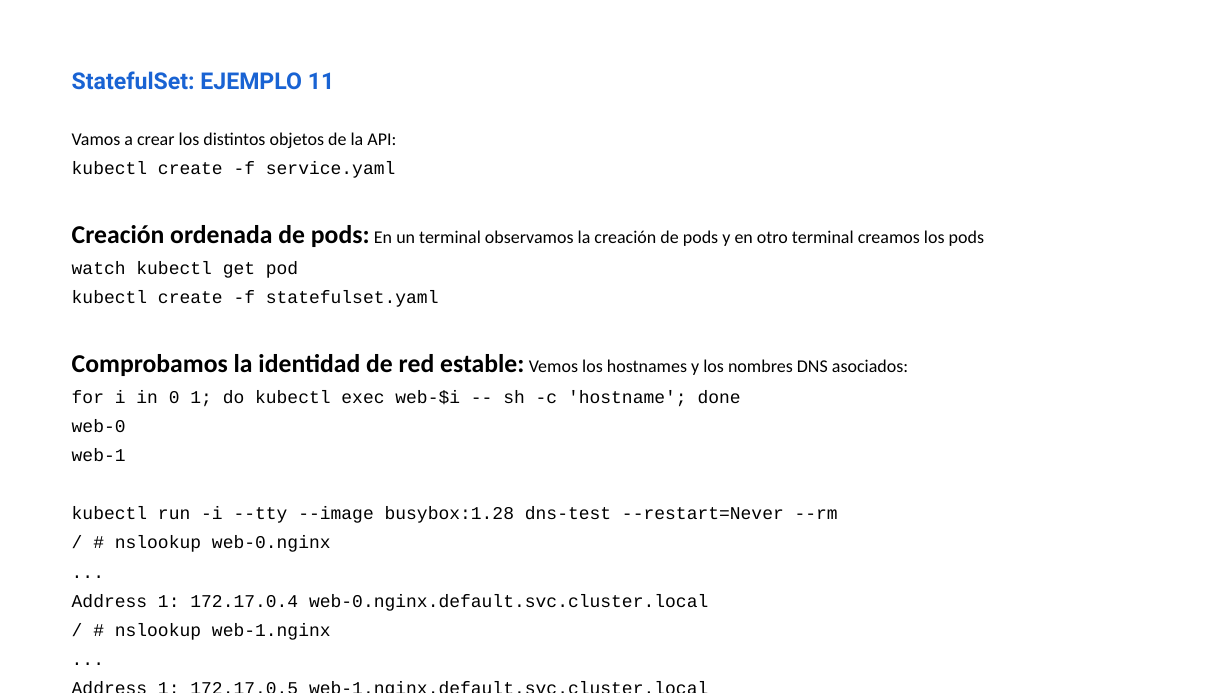
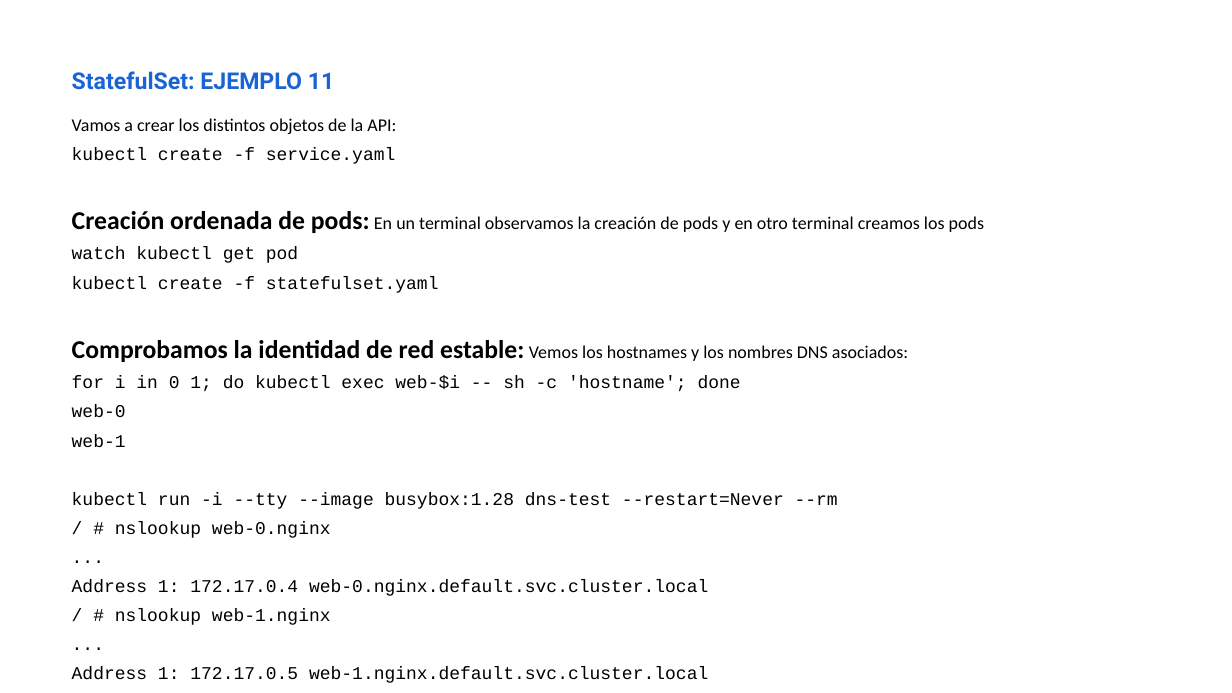
Before and after one commit to iesgn/curso_kubernetes_2020, a slide deck: slide 19 of unidad4/presentacion_unidad4.odp. Drawn at 1232x693 pixels with LibreOffice and Linux fonts; fonts in the diff are those of the drawing. Boxes give left, top, right and bottom in pixels: in the first picture for what was removed or moved away, otherwise in the second. Text is boxed around its words. In the diff, an @@ line names an element or a change of style, - is before the commit and + after.

```diff
--- a/unidad4/presentacion_unidad4.odp
+++ b/unidad4/presentacion_unidad4.odp
@@ text "Vamos a crear los distintos ..." rewrapped from <box>72,132,984,611</box> to <box>72,118,984,683</box> @@
```
Also in this commit, not shown: 2 other slides changed, 1 other file.
